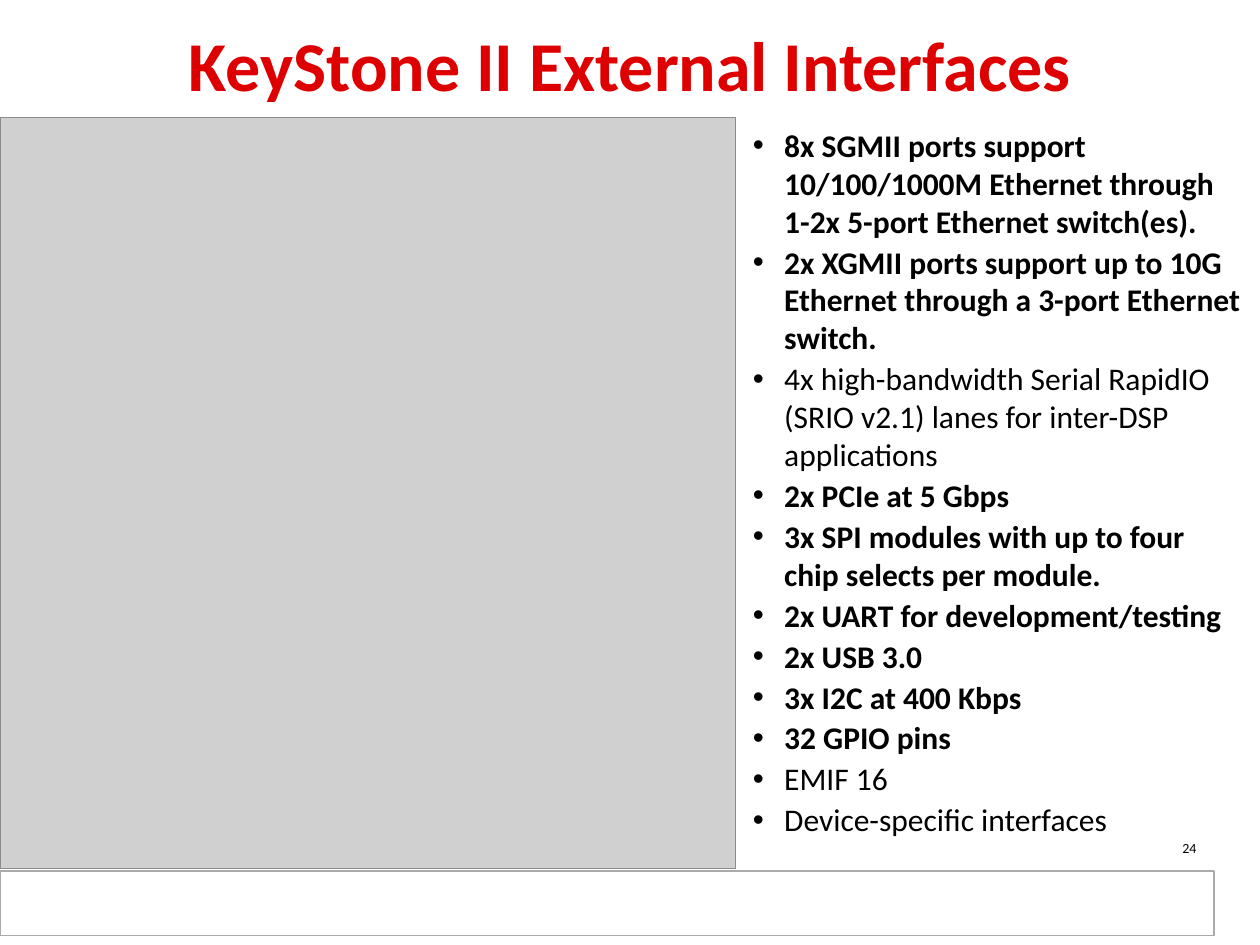
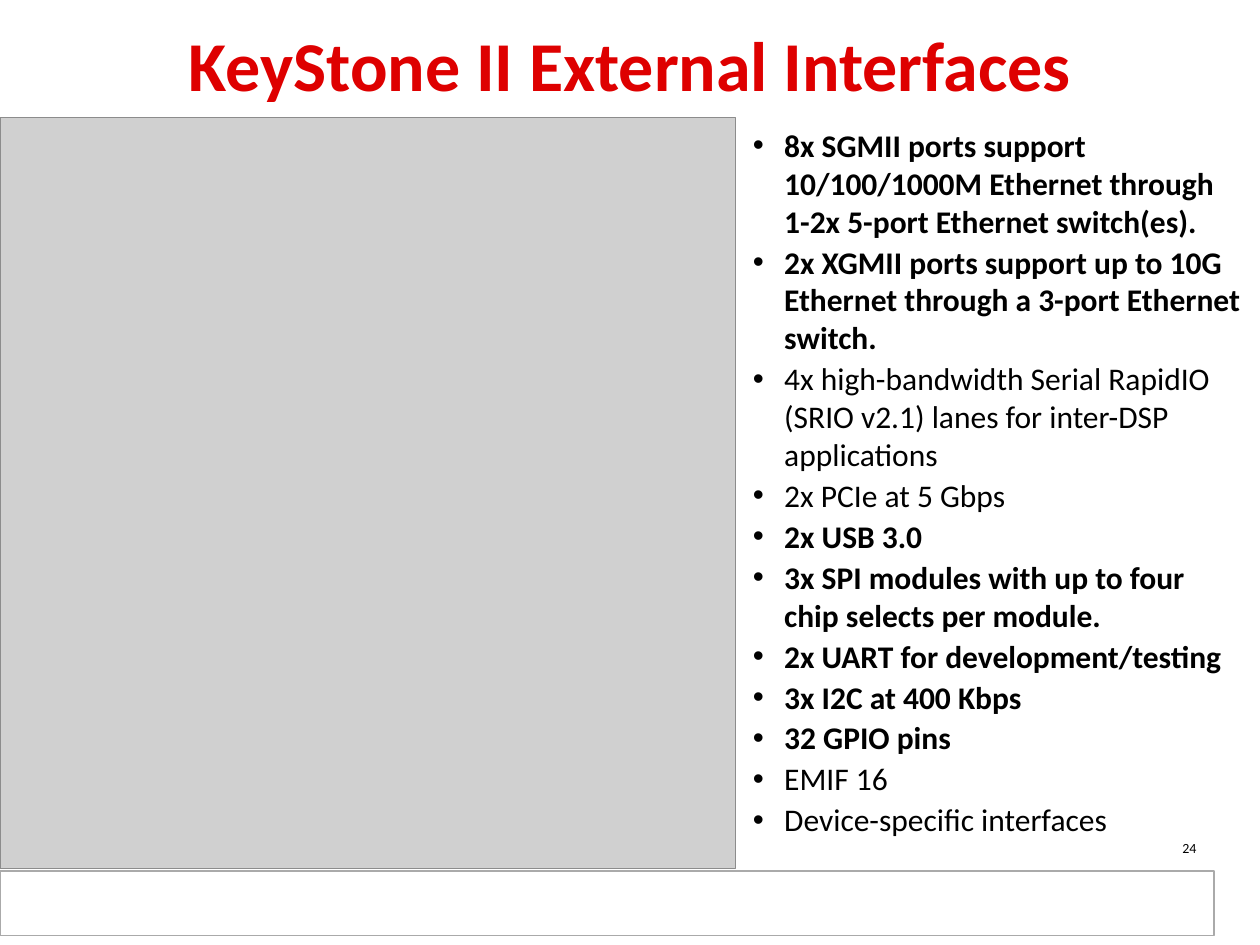
Before and after one commit to hari1989/keystone-workshop, a slide deck: slide 24 of slides/KeyStone SoC Architecture.pptx. Drawn at 1260x945 pixels with LibreOffice and Linux fonts; fonts in the diff are those of the drawing; grey boxes stand for pictures; background and template pictures are left out. Boxes give left, top, right and bottom in pixels: in the first picture for what was removed or moved away, otherwise in the second. Text is boxed around its words. In the diff, an @@ line names an element or a change of style, - is before the commit and + after.

```diff
--- a/slides/KeyStone SoC Architecture.pptx
+++ b/slides/KeyStone SoC Architecture.pptx
@@ text at [784, 485, 1005, 512]: bold off in "2x PCIe at 5 Gbps" @@
@@ text at [784, 527, 922, 549]: paragraph added @@
+• 2x USB 3.0
@@ text at [784, 647, 922, 669]: paragraph removed @@
-• 2x USB 3.0
```
Also in this commit, not shown: 1 other slide changed.
